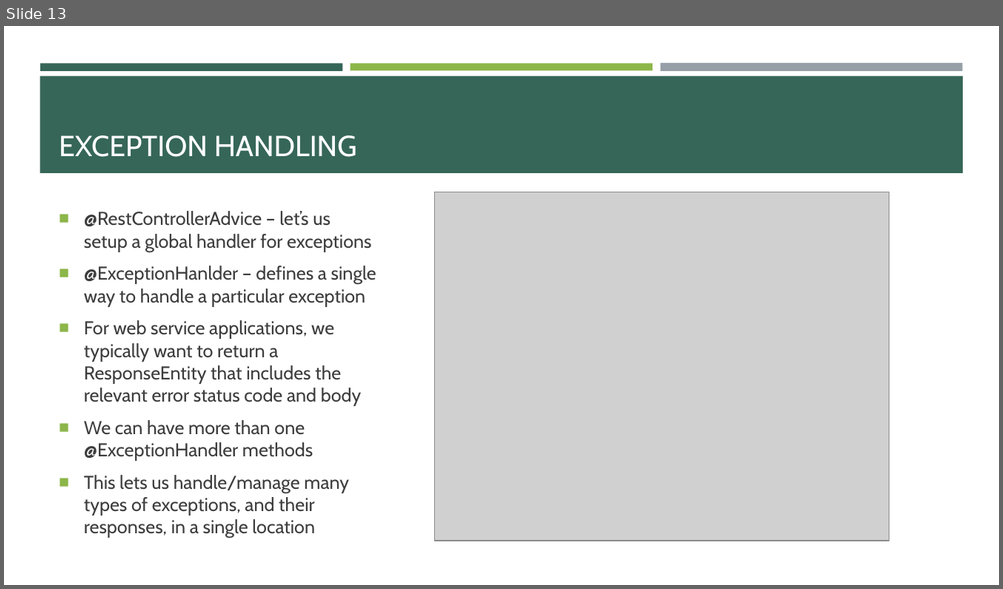
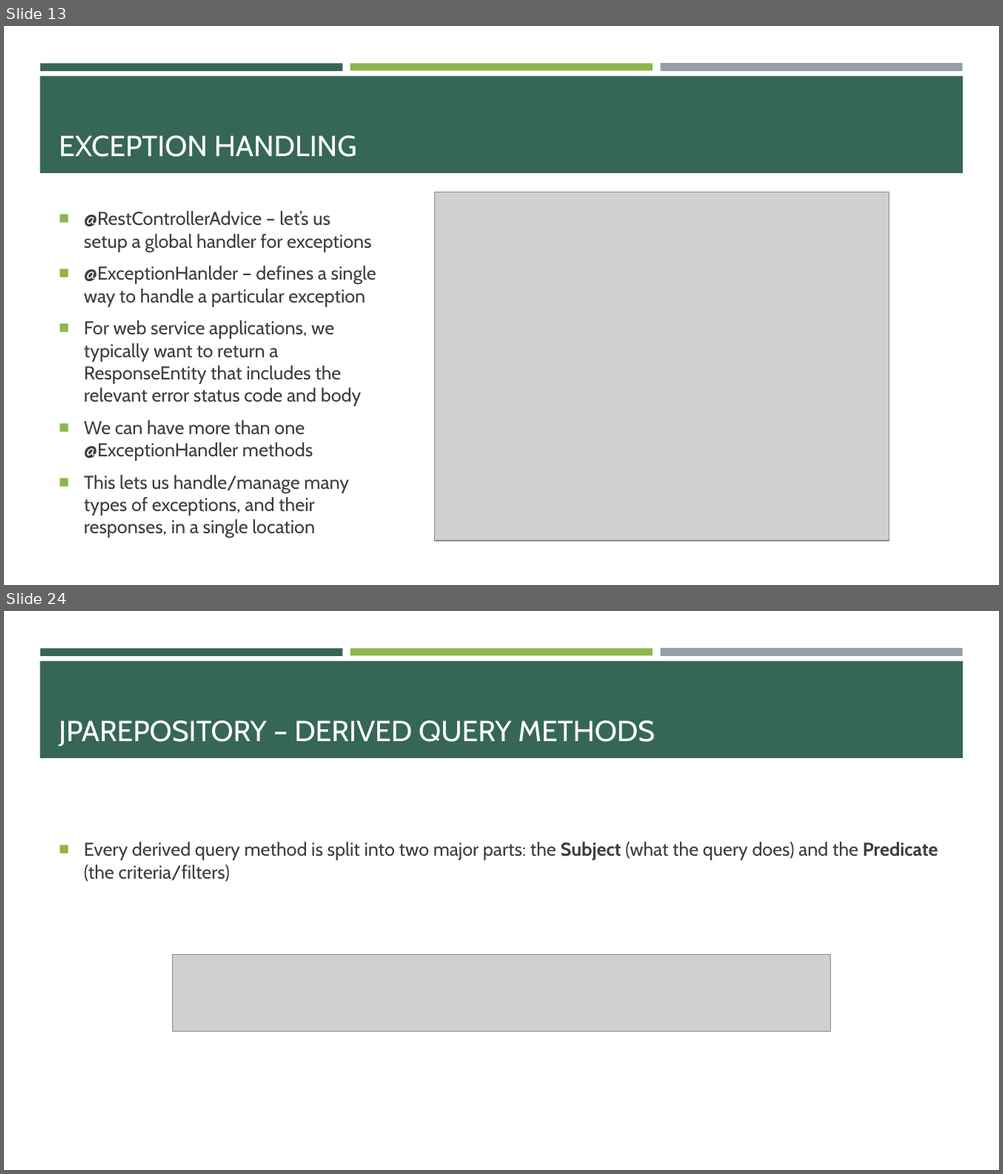
Before and after one commit to e-m-wilson/java-fs, a slide deck: Week_6/02_Hibernate_JPA_&_REST.pptx. Shown one above the other, each under a label of ours: slide 13 before the commit, slides 13 and 24 after it; the slides between them are not shown. The pictures are 1003x589 and 1003x1174 pixels, drawn with LibreOffice and Linux fonts; fonts in the diff are those of the drawing; grey boxes stand for pictures. Boxes give left, top, right and bottom in pixels: in the first picture for what was removed or moved away, otherwise in the second. Text is boxed around its words. In the diff, an @@ line names an element or a change of style, - is before the commit and + after.

```diff
--- a/Week_6/02_Hibernate_JPA_&_REST.pptx
+++ b/Week_6/02_Hibernate_JPA_&_REST.pptx
@@ slide 24 added at (x1=4, y1=611, x2=999, y2=1170), background #FFFFFF; not listed: 4 template elements that a slide beside it also shows @@
@@ title added at (x1=59, y1=721, x2=654, y2=746), 28 pt, text #FFFFFF @@
+JPAREPOSITORY – DERIVED QUERY METHODS
@@ text added at (x1=84, y1=842, x2=938, y2=882), 18 pt, text #3D3D3D @@
+■ Every derived query method is split into two major parts: the Subject (what the query does) and the Predicate (the criteria/filters)
@@ picture added at (x1=172, y1=955, x2=830, y2=1032) @@
```
Also in this commit, not shown: 1 slide changed, 18 other slides added, 1 other file.
